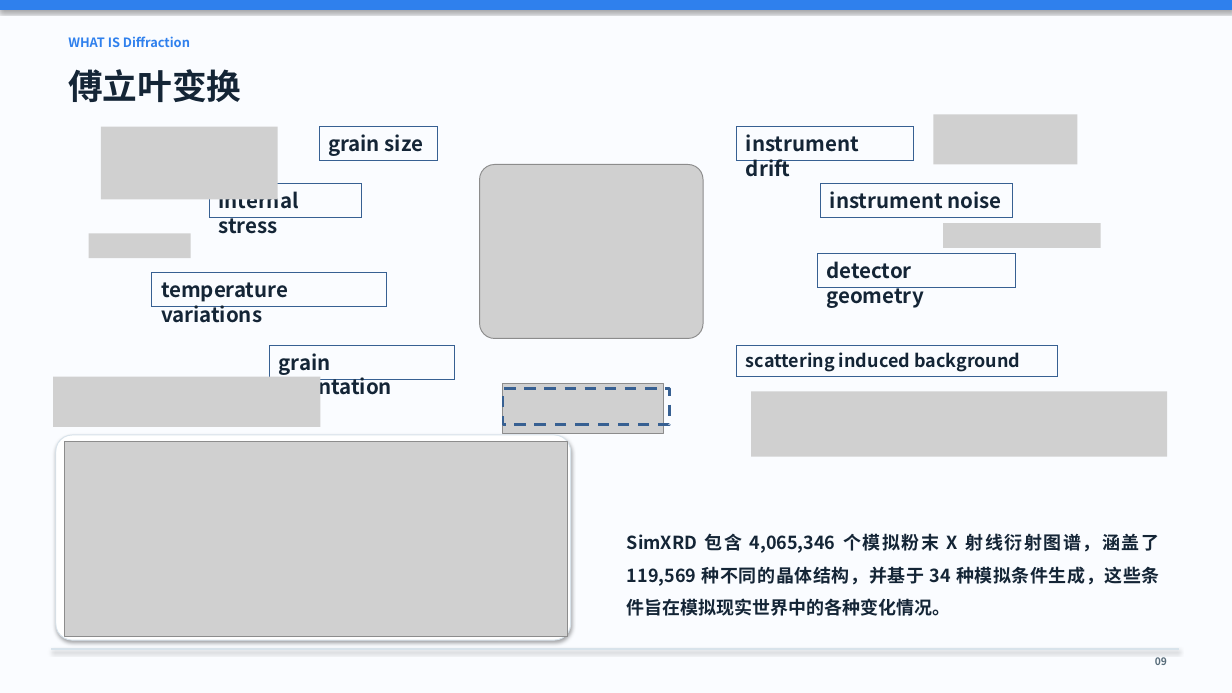
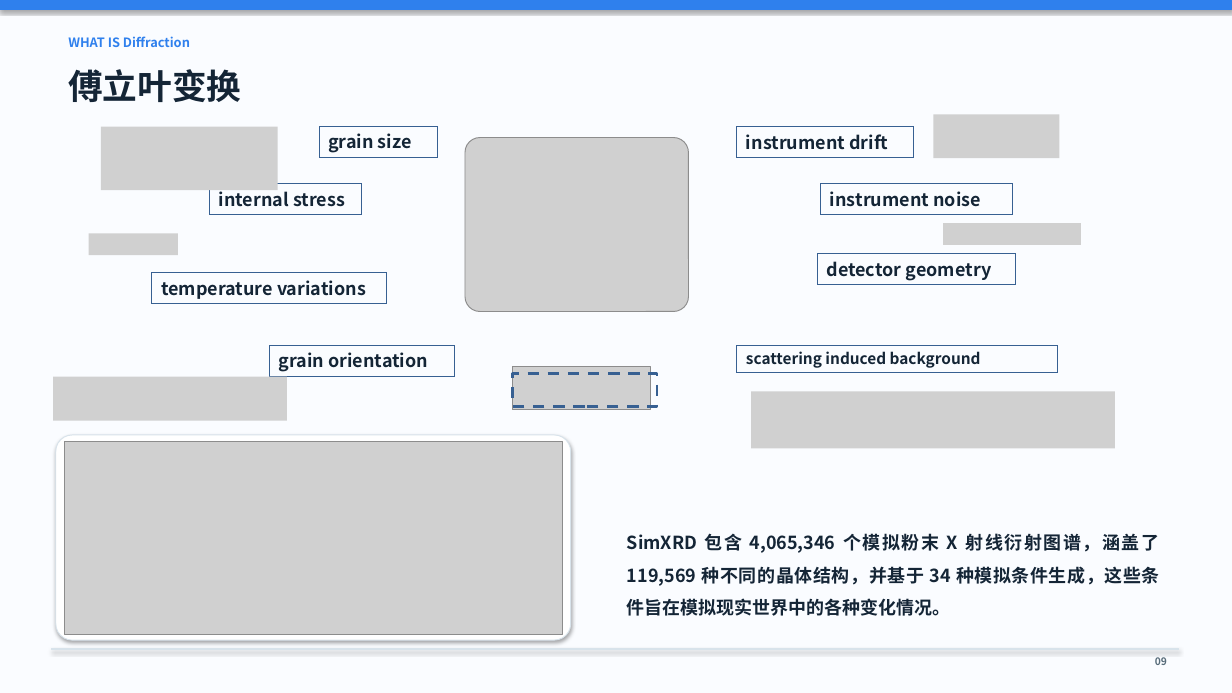
Before and after one commit to DeltaGanjiang/homepage, a slide deck: slide 8 of assets/ganjiang.pptx. Drawn at 1232x693 pixels with LibreOffice and Linux fonts; fonts in the diff are those of the drawing; grey boxes stand for pictures. Boxes give left, top, right and bottom in pixels: in the first picture for what was removed or moved away, otherwise in the second. Text is boxed around its words. In the diff, an @@ line names an element or a change of style, - is before the commit and + after.

```diff
--- a/assets/ganjiang.pptx
+++ b/assets/ganjiang.pptx
@@ picture: place and size @@
-picture at (933, 115, 1078, 165)
+picture at (933, 115, 1059, 158)
@@ picture: place and size @@
-picture at (101, 127, 277, 200)
+picture at (101, 127, 277, 190)
@@ size 16 to 14 pt in 7 elements at (152, 273, 386, 304), (818, 254, 1016, 286), (821, 184, 1013, 215), (270, 345, 455, 376), (738, 127, 914, 158), (210, 184, 362, 215), (319, 126, 438, 157) @@
@@ picture: place and size @@
-picture at (480, 165, 703, 338)
+picture at (465, 138, 689, 311)
@@ picture: place and size @@
-picture at (89, 234, 191, 259)
+picture at (89, 234, 178, 256)
@@ picture: place and size @@
-picture at (944, 223, 1102, 248)
+picture at (944, 223, 1081, 245)
@@ rectangle "scattering induced background": place and size @@
-rectangle "scattering induced background" at (738, 345, 1058, 376)
+rectangle "scattering induced background" at (738, 345, 1058, 372)
@@ rectangle "scattering induced background" at (738, 345, 1058, 372): size 14 to 12 pt @@
@@ picture: place and size @@
-picture at (53, 377, 321, 428)
+picture at (53, 377, 287, 421)
@@ picture: place and size @@
-picture at (503, 384, 664, 433)
+picture at (513, 367, 652, 409)
@@ rectangle: place and size @@
-rectangle at (503, 389, 669, 425)
+rectangle at (513, 373, 658, 407)
@@ picture: place and size @@
-picture at (751, 391, 1167, 457)
+picture at (751, 391, 1116, 448)
@@ picture: place and size @@
-picture at (65, 442, 568, 637)
+picture at (65, 442, 563, 635)
```
Also in this commit, not shown: 8 other slides changed, 1 other file.
